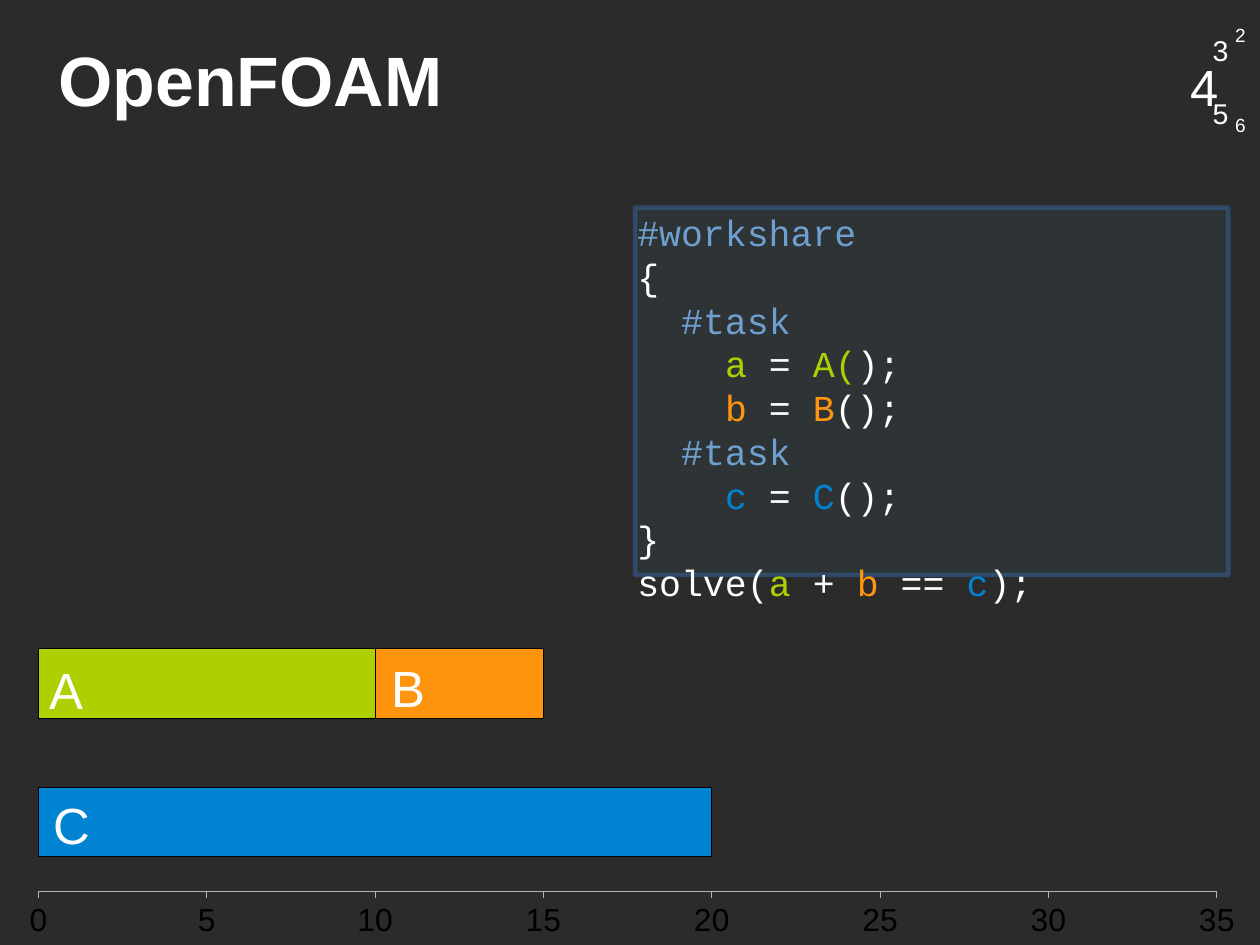
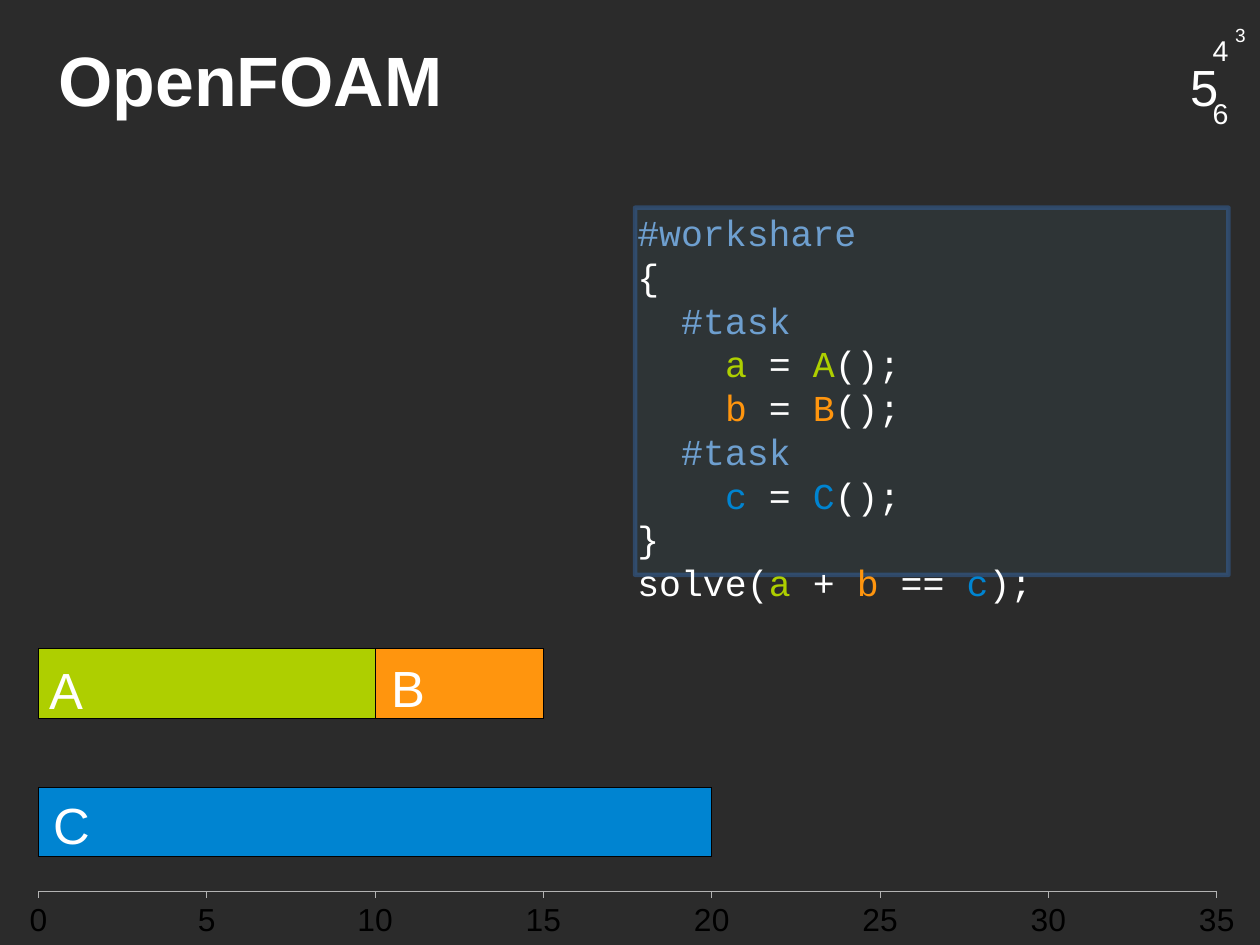
Before and after one commit to saifthe1/openfoam-openmp, a slide deck: slide 14 of presentation/pres.odp. Drawn at 1260x945 pixels with LibreOffice and Linux fonts; fonts in the diff are those of the drawing; background and template pictures are left out; a plain dark background stands for a picture behind light text. Boxes give left, top, right and bottom in pixels: in the first picture for what was removed or moved away, otherwise in the second. Text is boxed around its words. In the diff, an @@ line names an element or a change of style, - is before the commit and + after.

Commit message:
Fixat snurra, fixat lite med solvesidorna, fixat 18 min-sidan.

```diff
--- a/presentation/pres.odp
+++ b/presentation/pres.odp
@@ text "4": place and size @@
-text "4" at (1190, 71, 1218, 115)
+text "4" at (1213, 41, 1229, 61)
@@ text "4" at (1213, 41, 1229, 61): size 32 to 18 pt @@
@@ text "3": place and size @@
-text "3" at (1213, 41, 1229, 62)
+text "3" at (1235, 28, 1246, 42)
@@ text "3" at (1235, 28, 1246, 42): size 18 to 12 pt @@
@@ text removed at (1235, 28, 1246, 42) @@
-2
@@ text "5": place and size @@
-text "5" at (1213, 104, 1229, 125)
+text "5" at (1190, 71, 1218, 116)
@@ text "5" at (1190, 71, 1218, 116): size 18 to 32 pt @@
@@ text "6": place and size @@
-text "6" at (1235, 118, 1246, 132)
+text "6" at (1213, 101, 1229, 125)
@@ text "6" at (1213, 101, 1229, 125): size 12 to 18 pt @@
@@ text "#workshare { #task a = ..." at (636, 208, 1229, 587): text colour #AECF00 to #FFFFFF in "A();" @@
```
Also in this commit, not shown: 12 other slides changed.
